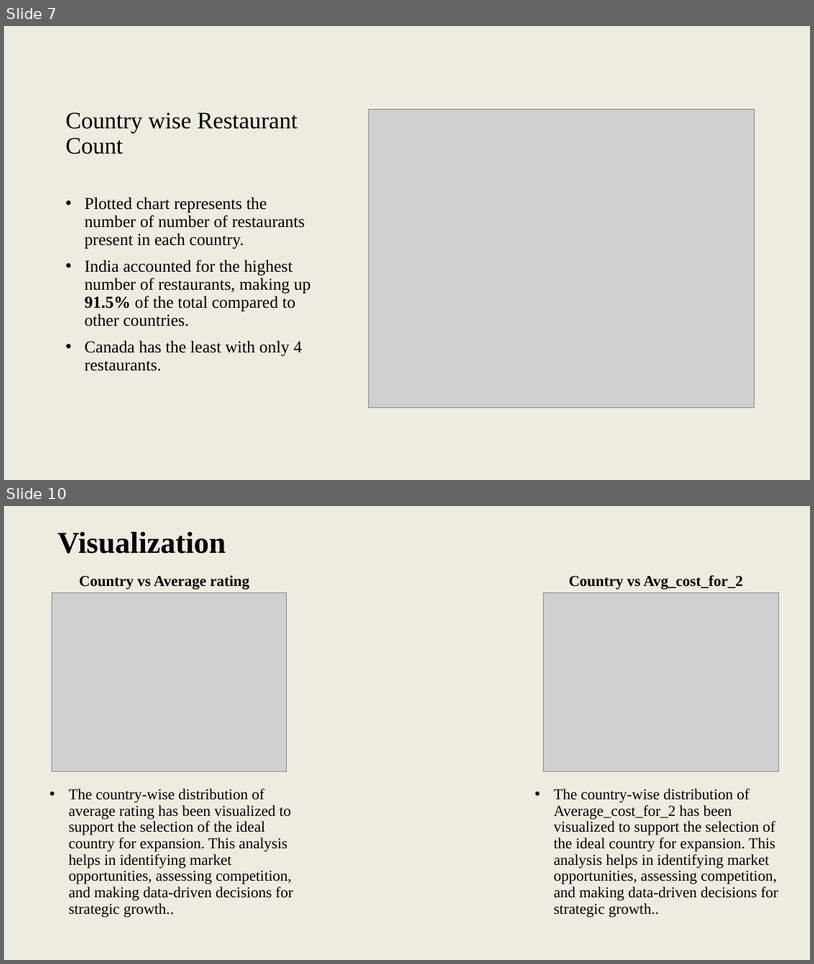
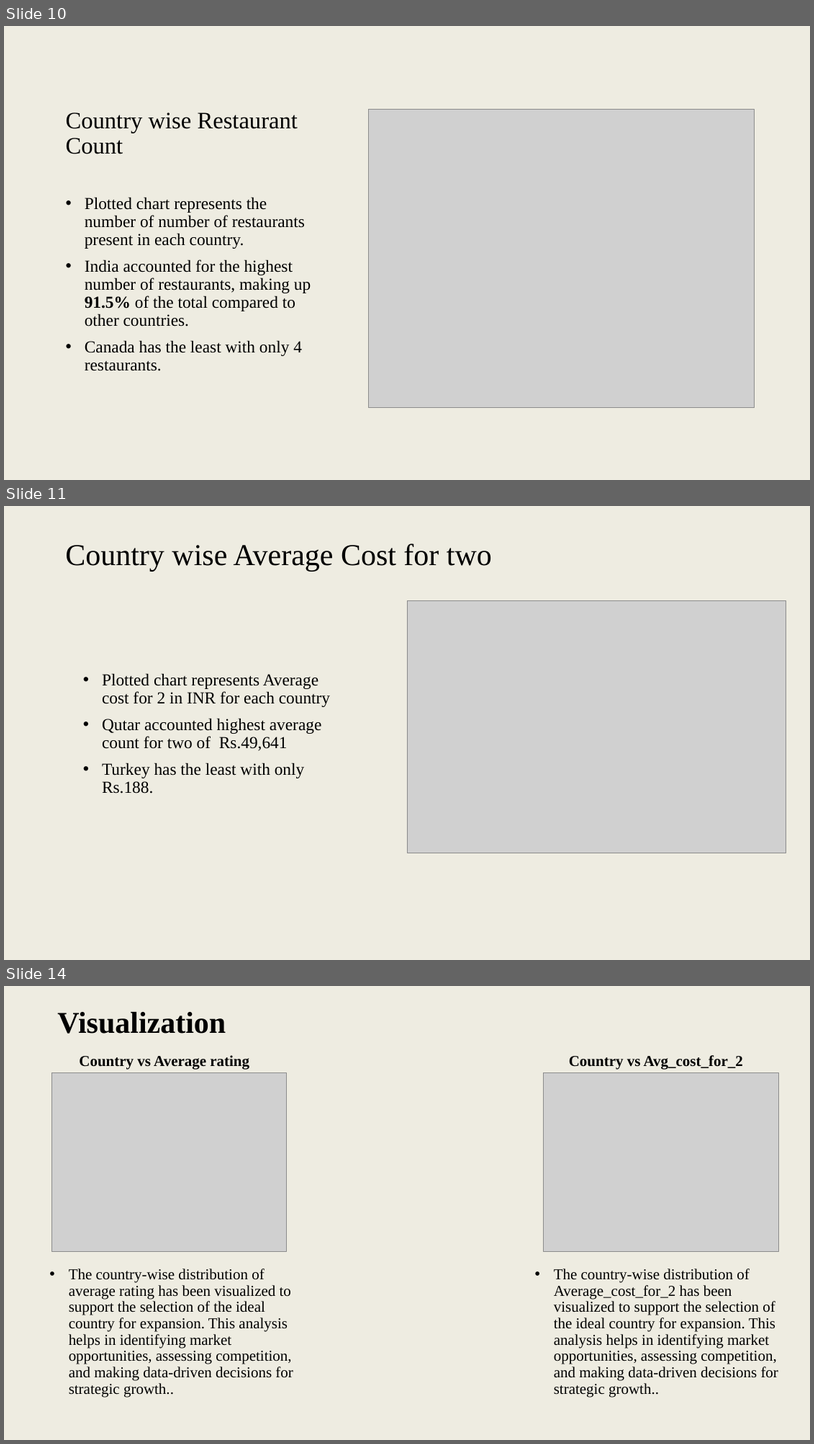
Before and after one commit to suhasjagadish/Restaurant_expansion, a slide deck: Analysis_Presentation.pptx. Shown one above the other, each under a label of ours: slides 7 and 10 before the commit, slides 10, 11 and 14 after it; the slides between them are not shown. The pictures are 814x964 and 814x1444 pixels, drawn with LibreOffice and Linux fonts; fonts in the diff are those of the drawing; grey boxes stand for pictures. Boxes give left, top, right and bottom in pixels: in the first picture for what was removed or moved away, otherwise in the second. Text is boxed around its words. In the diff, an @@ line names an element or a change of style, - is before the commit and + after.

```diff
--- a/Analysis_Presentation.pptx
+++ b/Analysis_Presentation.pptx
@@ slide 11 added at (4,506,810,960), background #EEECE1 @@
@@ title added at (65,543,492,571), 36 pt, text #000000 @@
+Country wise Average Cost for two
@@ picture added at (407,601,786,853) @@
@@ text added at (102,673,330,793), 20 pt, text #000000 @@
+• Plotted chart represents Average cost for 2 in INR for each country
+• Qutar accounted highest average count for two of Rs.49,641
+• Turkey has the least with only Rs.188.
@@ what was slide 7 is now slide 10 @@
@@ what was slide 10 is now slide 14 @@
```
Also in this commit, not shown: 3 slides changed, 3 other slides added, 2 other files.
